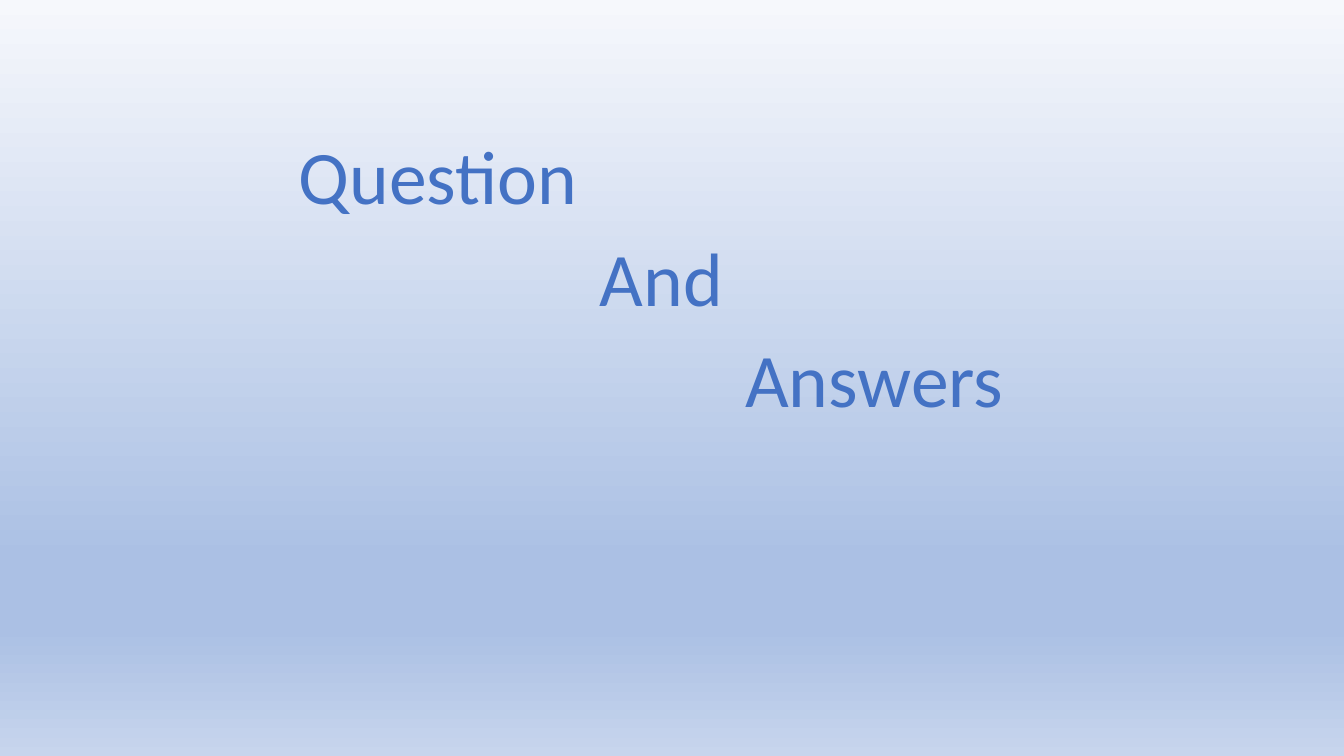
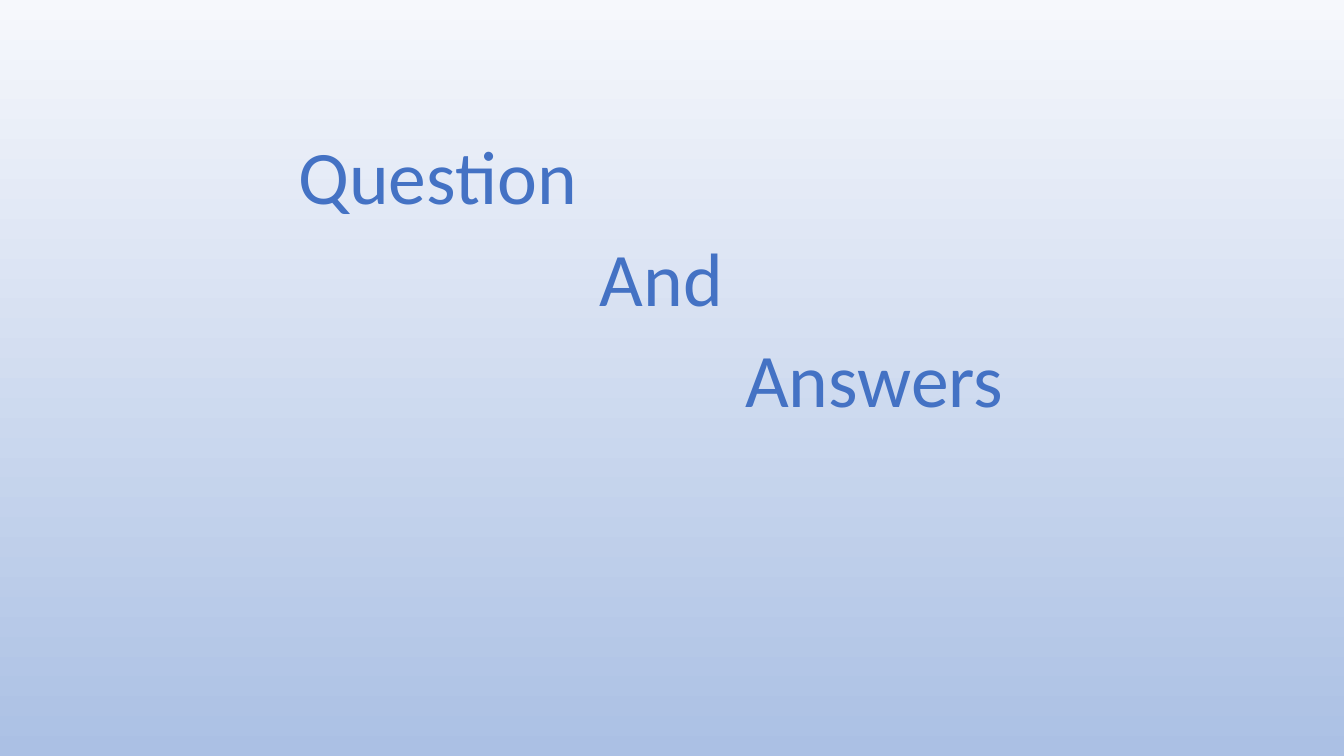
Before and after one commit to manish-bharti/resume-parser, a slide deck: slide 13 of CVIC/major_project_presentation.pptx (slide 12 before the commit). Drawn at 1344x756 pixels with LibreOffice and Linux fonts; fonts in the diff are those of the drawing. Boxes give left, top, right and bottom in pixels: in the first picture for what was removed or moved away, otherwise in the second. Text is boxed around its words. In the diff, an @@ line names an element or a change of style, - is before the commit and + after.

```diff
--- a/CVIC/major_project_presentation.pptx
+++ b/CVIC/major_project_presentation.pptx
@@ background gradient #F6F8FC to #ABC0E4 to #C7D5ED to gradient #F6F8FC to #ABC0E4 @@
```
Also in this commit, not shown: 11 other slides changed, 1 slide added, 7 other files.
